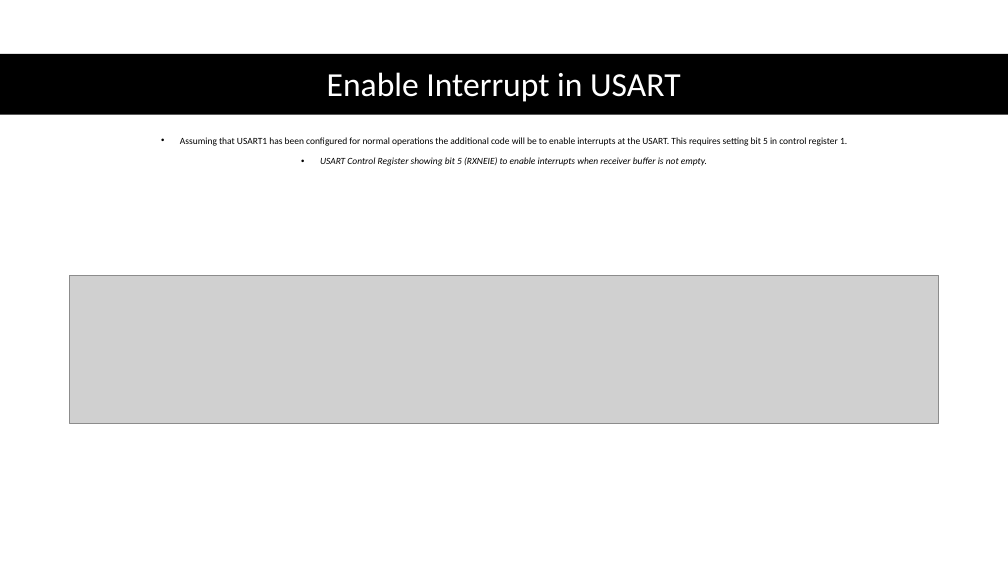
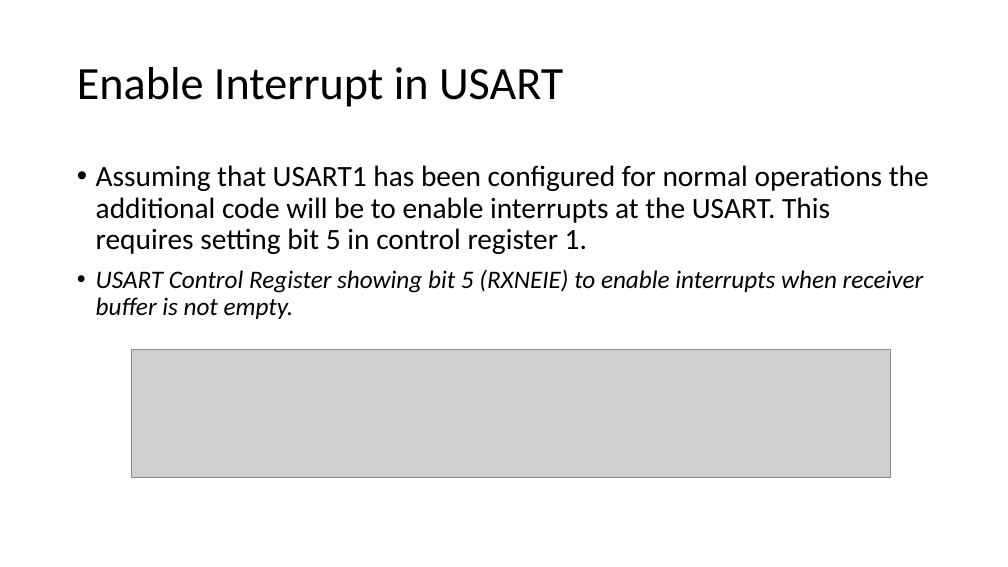
Before and after one commit to Mohamedsaied8/EmbeddedCppDiploma, a slide deck: slide 28 of interfacing/Slides/Interrupts.pptx. Drawn at 1008x567 pixels with LibreOffice and Linux fonts; fonts in the diff are those of the drawing; grey boxes stand for pictures. Boxes give left, top, right and bottom in pixels: in the first picture for what was removed or moved away, otherwise in the second. Text is boxed around its words. In the diff, an @@ line names an element or a change of style, - is before the commit and + after.

```diff
--- a/interfacing/Slides/Interrupts.pptx
+++ b/interfacing/Slides/Interrupts.pptx
@@ rectangle removed at (0, 54, 1008, 115) @@
@@ title "Enable Interrupt in USART": place and size @@
-title "Enable Interrupt in USART" at (327, 72, 680, 102)
+title "Enable Interrupt in USART" at (77, 67, 563, 107)
@@ title "Enable Interrupt in USART" at (77, 67, 563, 107): size 32 to 44 pt, text colour #FFFFFF to #000000; alignment centre to left @@
@@ text "Assuming that USART1 has been ...": place and size @@
-text "Assuming that USART1 has been ..." at (180, 137, 847, 166)
+text "Assuming that USART1 has been ..." at (96, 165, 929, 319)
@@ text "Assuming that USART1 has been ..." at (96, 165, 929, 319): size 9 to 28 pt in "Assuming that USART1 has been configured for ..."; size 9 to 24 pt in "USART Control Register showing bit 5 (RXNEIE) ..."; alignment centre to left @@
@@ picture: place and size @@
-picture at (70, 275, 939, 423)
+picture at (132, 349, 891, 477)
```
Also in this commit, not shown: 17 other slides changed, 47 other files.
